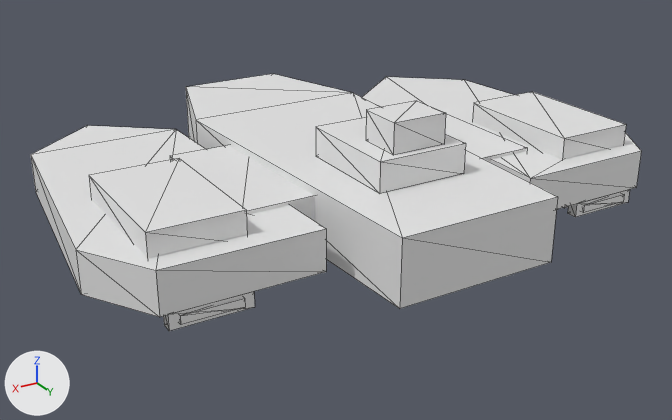
One commit to the OBJ model Resources/enemies/MothershipBlockout/MothershipHull.obj: the scene before it, then after it.
One viewpoint serves both versions: a camera (50 mm lens) standing at (125.6, 211.6, 91.7) and looking at (3.6, 8.3, -9.9). The axes (+X, +Y, +Z) are drawn at lower left. The lights are the same throughout. The older version comes first. Mesh edges are drawn as thin lines. Where no turn or scale is listed for an object, it has been applied to the vertices. Vertices at exactly the same position are counted once.

In view in the first picture: 'MothershipHull'.
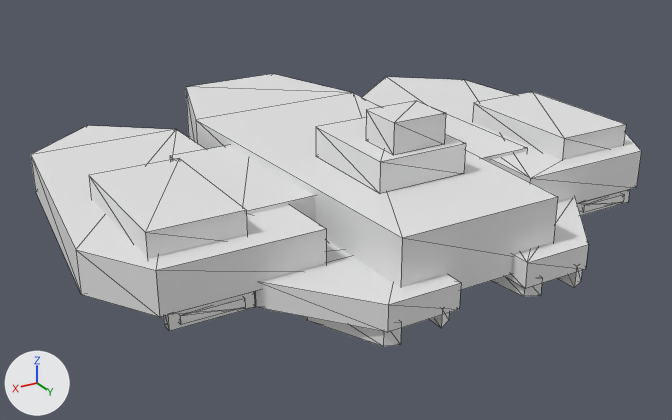
Where the change shows, as pixel boxes (x1, y1, x2, y2) in the pictures (672 x 420 px):
'MothershipHull', reshaped: before (31, 74, 641, 331); after (31, 74, 641, 346)
part 1 of me_mothershiphull, added: after (254, 197, 588, 346)

The change in detail:
me_mothershiphull is used by ob_mothershiphull; location (0.0, 0.0, 0.0).
me_mothershiphull had 444 vertices, 684 faces and spanned x -81.0..81.0, y -66.0..66.0, z -13.0..25.0.
me_mothershiphull now has 528 vertices, 820 faces and spans x -81.0..81.0, y -66.0..71.0, z -13.0..25.0.
Part 1, on me_mothershiphull:
34 vertices are added at x -48.0..48.0, y 32.0..71.0, z -13.0..-9.0.
22 new vertices lie (0.0, 0.0, 5.0) away from vertices in x -37.0..37.0, y 48.0..71.0, z -13.0.
12 new vertices lie (0.0, 0.0, 6.0) away from vertices in x -48.0..48.0, y 32.0..71.0, z -9.0.
112 new faces join them.
Other edits to the shape of me_mothershiphull do not show in these pictures.
